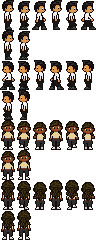
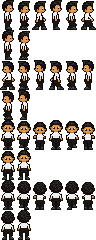
Comparing the layer stacks of the two (96, 240) images. Changes:
painted on "hair" over <box>2,180,94,230</box>
painted on "main_character" over <box>2,121,94,239</box>
